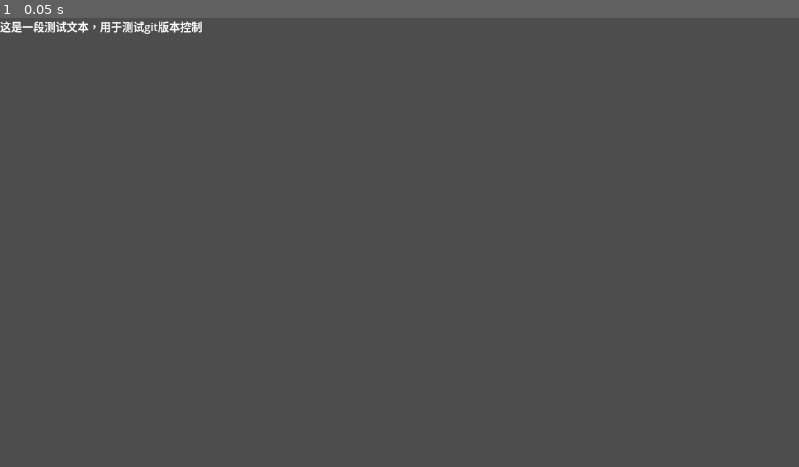
Above: before the commit, frame 1.
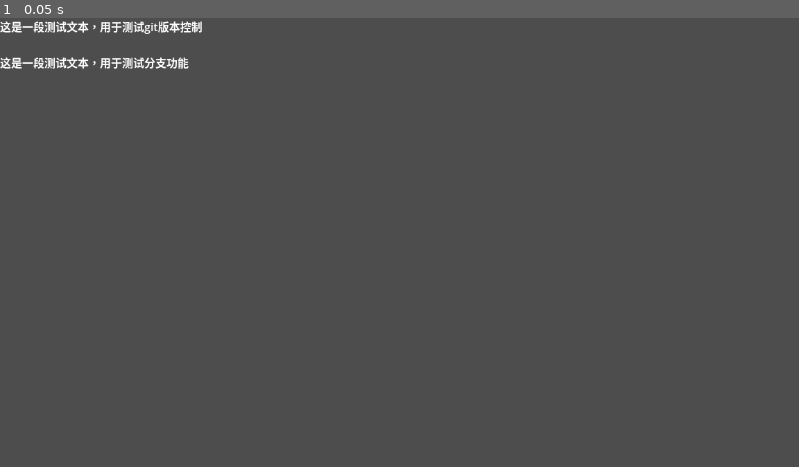
Above: after the commit, the same moment.

Repository: Eureka3a/Godot-LegendaryHeroes
Game: Godot game, scene res://scenes/node_2d.tscn
The game is run twice, just before and just after one commit, with the same random seed, the same clock (stepped at 60 frames per second) and the same inputs. The project has no main scene, so this scene is started directly.
Inputs:
- Up to frame 1 (0.05 s): no input

The runs differ from the first frame. In frame 1, 0.4% of the frame differs, in the area x 0-24%, y 8-12%.

Commit message:
branch test

Diff:
--- a/scenes/node_2d.tscn
+++ b/scenes/node_2d.tscn
@@ -6,3 +6,9 @@
 offset_right = 40.0
 offset_bottom = 23.0
 text = "这是一段测试文本，用于测试git版本控制"
+
+[node name="Label2" type="Label" parent="." unique_id=1844215782]
+offset_top = 52.0
+offset_right = 272.0
+offset_bottom = 75.0
+text = "这是一段测试文本，用于测试分支功能"
